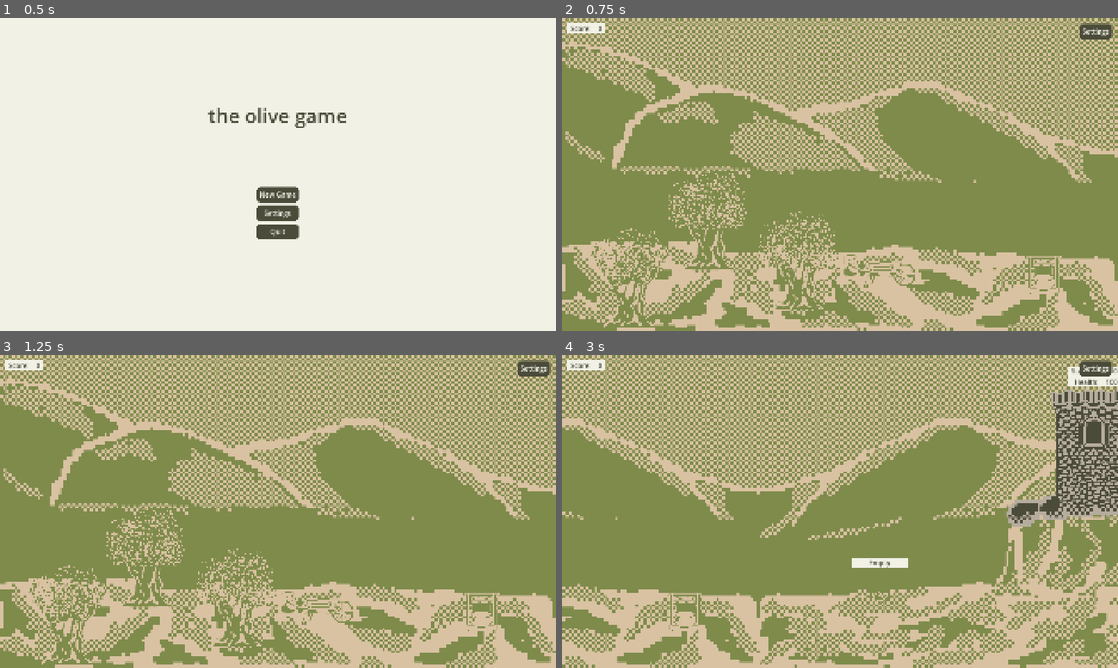
Above: before the commit, frames 1-4 (two rows, left to right).
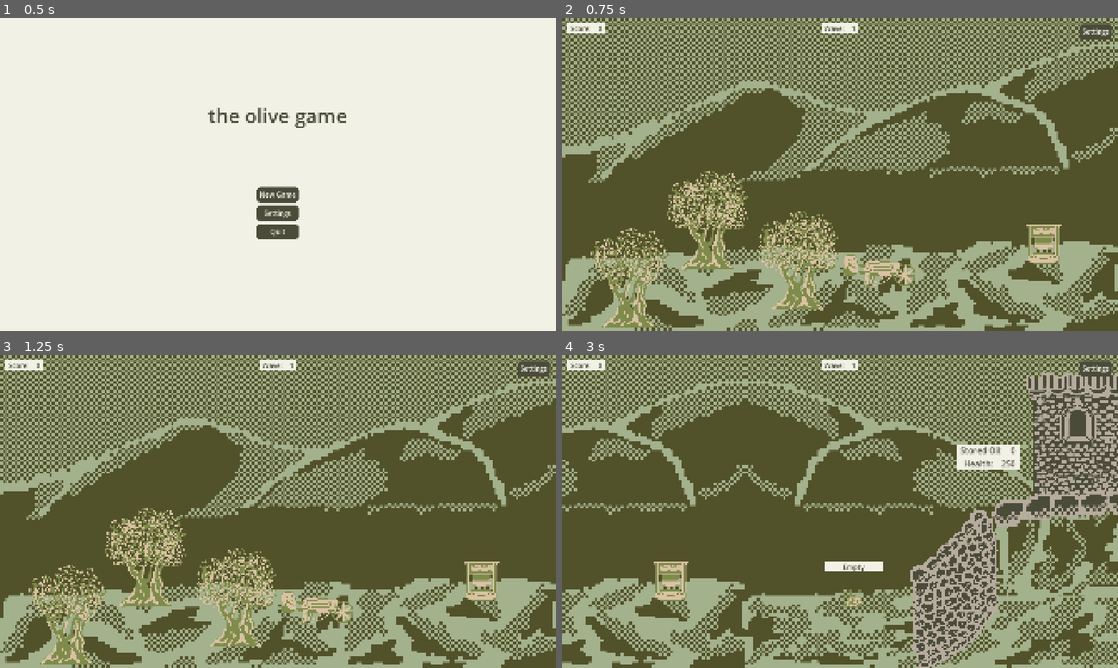
Above: after the commit, the same moments.

Repository: AntonioDell/mini-jam-203
Game: Godot game, scene res://main.tscn
Same seed, same stepped clock (60 frames per second), same inputs: the game is played once before the commit and once after it. Sound files missing from this copy of the repository are replaced by a short silence.
Inputs (mouse positions are in pixels of both pictures, inside the frame that each line leads up to):
- Up to frame 1 (0.5 s): no input
- Up to frame 2 (0.75 s): click "New Game" at 0.5 s
- Up to frame 3 (1.25 s): no input
- Up to frame 4 (3 s): click "Settings" at 1.25 s; click "Back" at 2 s; move the mouse to (706, 596) at 2.77 s; hold Right from 2.78 s (still down); click (706, 596) at 2.85 s

Frame 1 is identical in both runs. In frame 2, 91% of the frame differs, in the area x 0-100%, y 0-100%; in frame 3, 92%; in frame 4, 96%.

Commit message:
Improve wave handling

Diff:
--- a/camera_target.gd
+++ b/camera_target.gd
@@ -1,10 +1,25 @@
 extends Node2D
 
 
+var is_mouse_blocked := false
+
+
+
+func _ready():
+	$Timer.timeout.connect(_on_timeout)
+
 
 func _process(delta):
-	#global_position = get_global_mouse_position()
 	if Input.is_key_pressed(KEY_RIGHT):
 		global_position.x = 1920 * 2
+		is_mouse_blocked = true
+		$Timer.start()
 	elif Input.is_key_pressed(KEY_LEFT):
 		global_position.x = 0
+		is_mouse_blocked = true
+		$Timer.start()
+	elif not is_mouse_blocked:
+		global_position = get_global_mouse_position()
+
+func _on_timeout():
+	is_mouse_blocked = false
--- a/credits.gd
+++ b/credits.gd
@@ -1,3 +1,4 @@
+class_name Credits
 extends Node
 
 
@@ -5,7 +6,15 @@
 
 
 @export var score: int
+@export var won: bool
+
 
 func _ready():
+	if won:
+		%ThankYouLabel.hide()
+		%CongratulationsLabel.show()
+	else:
+		%ThankYouLabel.show()
+		%CongratulationsLabel.hide()
 	%ScoreLabel.text = %ScoreLabel.text.replace("<here>", str(score))
 	%PlayAgainButton.pressed.connect(play_again_button_pressed.emit)
--- a/credits.tscn
+++ b/credits.tscn
@@ -39,9 +39,21 @@
 theme_override_constants/separation = 100
 
 [node name="ThankYouLabel" type="RichTextLabel" parent="UI/PanelContainer/CenterContainer/VBoxContainer" unique_id=764356948]
+unique_name_in_owner = true
 layout_mode = 2
 theme_type_variation = &"Title"
 text = "Thank you for playing!"
+fit_content = true
+autowrap_mode = 0
+horizontal_alignment = 1
+vertical_alignment = 1
+
+[node name="CongratulationsLabel" type="RichTextLabel" parent="UI/PanelContainer/CenterContainer/VBoxContainer" unique_id=1859548420]
+unique_name_in_owner = true
+layout_mode = 2
+theme_type_variation = &"Title"
+text = "You defeated the evil corporation!
+Thanks, take some olive oil..."
 fit_content = true
 autowrap_mode = 0
 horizontal_alignment = 1
--- a/game_controller.gd
+++ b/game_controller.gd
@@ -3,9 +3,11 @@
 
 
 signal game_lost(score: int)
+signal game_won(score: int)
 
 
 @export var attacker_controller: AttackerController
+@export var wave_controller: WaveController
 
 var score: HolderResource = HolderResource.new()
 var loose_condition: HolderResource
@@ -22,6 +24,8 @@
 	score.amount_changed.connect(func(amount: int):
 		%ScoreCount.text = str(amount)
 	)
+	wave_controller.next_wave_started.connect(_on_next_wave_started)
+	wave_controller.all_waves_done.connect(_on_all_waves_done)
 
 func _on_loose_condition_amount_changed(amount: int):
 	if amount == 0:
@@ -32,3 +36,9 @@
 
 func _increase_score():
 	score.amount += 1
+
+func _on_next_wave_started(wave: int):
+	%WaveCount.text = str(wave)
+
+func _on_all_waves_done():
+	game_won.emit(score.amount)
--- a/level.gd
+++ b/level.gd
@@ -3,6 +3,7 @@
 
 signal main_menu_button_pressed
 signal game_lost(score: int)
+signal game_won(score: int)
 
 
 func _ready():
@@ -10,6 +11,7 @@
 	%SettingsContainer.back_button_pressed.connect(_hide_settings_menu)
 	%SettingsContainer.main_menu_button_pressed.connect(_on_main_menu_button_pressed)
 	$GameController.game_lost.connect(_on_game_lost)
+	$GameController.game_won.connect(_on_game_won)
 
 func _show_settings_menu():
 	get_tree().paused = true
@@ -29,3 +31,7 @@
 func _on_game_lost(score: int):
 	game_lost.emit(score)
 	GlobalSaveGameController.reset_game_state()
+
+func _on_game_won(score: int):
+	game_won.emit(score)
+	GlobalSaveGameController.reset_game_state()
--- a/level.tscn
+++ b/level.tscn
@@ -16,15 +16,18 @@
 [ext_resource type="PackedScene" uid="uid://rk807chw8e65" path="res://oil_refinery/oil_refinery.tscn" id="7_n6hdu"]
 [ext_resource type="PackedScene" uid="uid://ci4gdrt0lv6yn" path="res://boiling/boiling_station.tscn" id="9_8cye3"]
 [ext_resource type="PackedScene" uid="uid://cyo02kph1qupo" path="res://wall/wall.tscn" id="10_8cye3"]
-[ext_resource type="Texture2D" uid="uid://ctf550oou2nhh" path="res://0_sprites/original/CastleFrame.png" id="12_u3yai"]
 [ext_resource type="PackedScene" uid="uid://yo81i4nregxs" path="res://wall/wall_oil_pour.tscn" id="13_8b0r0"]
-[ext_resource type="Texture2D" uid="uid://bjy88ph5ltjpp" path="res://0_sprites/original/FarmFrame.png" id="13_fj6e6"]
+[ext_resource type="Texture2D" uid="uid://mvsdkg5owodt" path="res://0_sprites/original/Bg.png" id="14_mleqk"]
+[ext_resource type="Texture2D" uid="uid://c3acg1jj14cps" path="res://0_sprites/original/floor_2.png" id="14_yjxuc"]
+[ext_resource type="Texture2D" uid="uid://cc4kfukuu6pgk" path="res://0_sprites/original/FarmFrame_1.png" id="16_6btg4"]
 [ext_resource type="Theme" uid="uid://cnjgl72dvtjf4" path="res://theme.tres" id="17_fedht"]
 [ext_resource type="AudioStream" uid="uid://gxx2k4cag041" path="res://1_sound/enemyhit1.mp3" id="18_ilwjd"]
 [ext_resource type="AudioStream" uid="uid://bjds6c84xokwq" path="res://1_sound/enemyhit2.mp3" id="19_y3bce"]
 [ext_resource type="AudioStream" uid="uid://bosmj0khnv3v0" path="res://1_sound/enemyhit3.mp3" id="20_u3yai"]
 [ext_resource type="AudioStream" uid="uid://cch4m3531fkpg" path="res://1_sound/enemyhit4.mp3" id="21_fj6e6"]
+[ext_resource type="Texture2D" uid="uid://bwdo77nwhty3" path="res://0_sprites/original/CastleHill.png" id="21_hvubb"]
 [ext_resource type="Script" uid="uid://d2plc2i5sqm57" path="res://camera_target.gd" id="25_fj6e6"]
+[ext_resource type="Texture2D" uid="uid://bgfdr2q2n8mxq" path="res://0_sprites/original/rockwall_1.png" id="28_hvubb"]
 
 [sub_resource type="Gradient" id="Gradient_f2txt"]
 offsets = PackedFloat32Array(0.8429561)
@@ -58,27 +61,27 @@
 
 [sub_resource type="Curve2D" id="Curve2D_8cye3"]
 _data = {
-"points": PackedVector2Array(0, 0, 0, 0, 1748, 839, 0, 0, 0, 0, 2232, 887)
-}
-point_count = 2
+"points": PackedVector2Array(0, 0, 0, 0, 1748, 839, 0, 0, 0, 0, 2172.0835, 881.0703, 0, 0, 0, 0, 2297, 786)
+}
+point_count = 3
 
 [sub_resource type="Curve2D" id="Curve2D_h6smj"]
 _data = {
-"points": PackedVector2Array(0, 0, 0, 0, 2891, 1108, 0, 0, 0, 0, 2694, 932, 0, 0, 0, 0, 2110, 835, 0, 0, 0, 0, 1856, 832)
+"points": PackedVector2Array(0, 0, 0, 0, 2891, 1108, 0, 0, 0, 0, 2694, 932, 0, 0, 0, 0, 2310, 867, 0, 0, 0, 0, 2020, 851)
 }
 point_count = 4
 
 [sub_resource type="Curve2D" id="Curve2D_v5j5c"]
 _data = {
-"points": PackedVector2Array(0, 0, 0, 0, 2471, 1099, 0, 0, 0, 0, 2323, 973, 0, 0, 0, 0, 2035, 904, 0, 0, 0, 0, 1815, 901)
+"points": PackedVector2Array(0, 0, 0, 0, 2736, 1098, 0, 0, 0, 0, 2634, 1025, 0, 0, 0, 0, 2429, 949, 0, 0, 0, 0, 1961, 916)
 }
 point_count = 4
 
 [sub_resource type="Curve2D" id="Curve2D_5pxul"]
 _data = {
-"points": PackedVector2Array(0, 0, 0, 0, 3058, 1118, 0, 0, 0, 0, 2672, 813, 0, 0, 0, 0, 2104, 766, 0, 0, 0, 0, 1881, 775)
-}
-point_count = 4
+"points": PackedVector2Array(0, 0, 0, 0, 3042, 1094, 0, 0, 0, 0, 2638, 840, 0, 0, 0, 0, 2102, 795)
+}
+point_count = 3
 
 [sub_resource type="AudioStreamRandomizer" id="AudioStreamRandomizer_2h3vt"]
 random_pitch = 1.0594631
@@ -176,15 +179,42 @@
 fit_content = true
 autowrap_mode = 0
 
+[node name="PanelContainer" type="PanelContainer" parent="CanvasLayer/UI/MarginContainer" unique_id=1218123544]
+layout_mode = 2
+size_flags_horizontal = 4
+size_flags_vertical = 0
+
+[node name="HBoxContainer" type="HBoxContainer" parent="CanvasLayer/UI/MarginContainer/PanelContainer" unique_id=436754590]
+layout_mode = 2
+
+[node name="WaveLabel" type="RichTextLabel" parent="CanvasLayer/UI/MarginContainer/PanelContainer/HBoxContainer" unique_id=1954958272]
+layout_mode = 2
+size_flags_horizontal = 4
+size_flags_vertical = 0
+text = "Wave:"
+fit_content = true
+autowrap_mode = 0
+
+[node name="WaveCount" type="RichTextLabel" parent="CanvasLayer/UI/MarginContainer/PanelContainer/HBoxContainer" unique_id=1113716435]
+unique_name_in_owner = true
+layout_mode = 2
+size_flags_horizontal = 4
+size_flags_vertical = 0
+text = "1"
+fit_content = true
+autowrap_mode = 0
+
 [node name="AudioStreamPlayer" type="AudioStreamPlayer" parent="." unique_id=34172086]
 process_mode = 3
 stream = ExtResource("4_fj6e6")
+volume_db = -2.0
 autoplay = true
 bus = &"Music"
 parameters/looping = true
 
-[node name="GameController" parent="." unique_id=1661171547 node_paths=PackedStringArray("attacker_controller") instance=ExtResource("2_v5j5c")]
+[node name="GameController" parent="." unique_id=1661171547 node_paths=PackedStringArray("attacker_controller", "wave_controller") instance=ExtResource("2_v5j5c")]
 attacker_controller = NodePath("../AttackerController")
+wave_controller = NodePath("../WaveController")
 
 [node name="AttackerController" parent="." unique_id=726532179 node_paths=PackedStringArray("attacker_pain_audio") instance=ExtResource("2_aicyk")]
 attacker_pain_audio = NodePath("../AttackerPainAudio")
@@ -209,17 +239,18 @@
 [node name="Background" type="Node2D" parent="." unique_id=76746008]
 metadata/_edit_lock_ = true
 
-[node name="CastleFrame" type="Sprite2D" parent="Background" unique_id=1846778211]
-position = Vector2(1910, 0)
-texture = ExtResource("12_u3yai")
+[node name="Bg" type="Sprite2D" parent="Background" unique_id=2072365656]
+position = Vector2(2880, 540)
+texture = ExtResource("14_mleqk")
+flip_h = true
+
+[node name="Ground1" type="Sprite2D" parent="Background" unique_id=1327933846]
+position = Vector2(2870, 825)
+texture = ExtResource("14_yjxuc")
+
+[node name="FarmFrame1" type="Sprite2D" parent="Background" unique_id=1873876738]
+texture = ExtResource("16_6btg4")
 centered = false
-metadata/_edit_lock_ = true
-
-[node name="FarmFrame" type="Sprite2D" parent="Background" unique_id=1373786754]
-texture = ExtResource("13_fj6e6")
-centered = false
-flip_h = true
-metadata/_edit_lock_ = true
 
 [node name="OliveTree1" parent="." unique_id=1680221023 instance=ExtResource("2_vonw3")]
 position = Vector2(498, 694)
@@ -240,16 +271,25 @@
 position = Vector2(1112, 873)
 
 [node name="OilRefinery" parent="." unique_id=511384656 instance=ExtResource("7_n6hdu")]
-position = Vector2(1662, 882)
+position = Vector2(1662, 774)
 
 [node name="OilBarrelTransporterPath" type="Path2D" parent="." unique_id=440225832]
 curve = SubResource("Curve2D_8cye3")
 
 [node name="BoilingStation" parent="." unique_id=1758307242 instance=ExtResource("9_8cye3")]
-position = Vector2(2336, 824)
+position = Vector2(2296, 840)
 
 [node name="Wall" parent="." unique_id=2078438762 instance=ExtResource("10_8cye3")]
-position = Vector2(3074, 291)
+position = Vector2(3068, 268)
+
+[node name="CastleHill" type="Sprite2D" parent="." unique_id=2081966718]
+position = Vector2(3050, 665)
+texture = ExtResource("21_hvubb")
+
+[node name="Rockwall1" type="Sprite2D" parent="." unique_id=892834518]
+position = Vector2(2642, 806)
+scale = Vector2(0.36235252, 0.36235243)
+texture = ExtResource("28_hvubb")
 
 [node name="AttackerPath1" type="Path2D" parent="." unique_id=1280330733]
 position = Vector2(777, 67)
@@ -270,7 +310,7 @@
 bus = &"Sfx"
 
 [node name="WallOilPour" parent="." unique_id=1221194213 instance=ExtResource("13_8b0r0")]
-position = Vector2(3075, 478)
+position = Vector2(3071, 476)
 
 [node name="CameraTarget" type="Node2D" parent="." unique_id=1589072603]
 position = Vector2(959, 540)
@@ -287,3 +327,5 @@
 drag_left_margin = 0.8
 drag_right_margin = 0.8
 editor_draw_drag_margin = true
+
+[node name="Timer" type="Timer" parent="CameraTarget" unique_id=1211243562]
--- a/main.gd
+++ b/main.gd
@@ -24,6 +24,7 @@
 	add_child(level_screen)
 	level_screen.main_menu_button_pressed.connect(_load_title_screen)
 	level_screen.game_lost.connect(_on_game_lost)
+	level_screen.game_won.connect(_on_game_won)
 
 func _load_title_screen():
 	if get_child_count() > 0:
@@ -42,3 +43,13 @@
 	credits_screen.score = score
 	credits_screen.play_again_button_pressed.connect(_load_level)
 	add_child(credits_screen)
+
+func _on_game_won(score: int):
+	if get_child_count() > 0:
+		remove_child(get_child(0))
+
+	var credits_screen: Credits = credits_screen_scene.instantiate()
+	credits_screen.score = score
+	credits_screen.won = true
+	credits_screen.play_again_button_pressed.connect(_load_level)
+	add_child(credits_screen)
--- a/olive_collection/olive_tree_view.gd
+++ b/olive_collection/olive_tree_view.gd
@@ -39,5 +39,5 @@
 		current_tween.custom_step(.55)
 		current_tween.kill()
 	current_tween = create_tween()
-	current_tween.tween_property(sprite, "self_modulate", Color.RED, .25)
+	current_tween.tween_property(sprite, "self_modulate", Color.LIGHT_GRAY, .25)
 	current_tween.tween_property(sprite, "self_modulate", Color.WHITE, .25)
--- a/wall/wall.gd
+++ b/wall/wall.gd
@@ -2,7 +2,7 @@
 extends Node2D
 
 
-@export var health := HolderResource.new(100)
+@export var health := HolderResource.new(250)
 @export var max_flow_rate := 10
 @export var time_to_max_flow_rate := 5.0
 
--- a/wall/wall.tscn
+++ b/wall/wall.tscn
@@ -12,7 +12,7 @@
 point_count = 2
 
 [sub_resource type="RectangleShape2D" id="RectangleShape2D_k3yxg"]
-size = Vector2(299, 416)
+size = Vector2(363, 488)
 
 [node name="Wall" type="Node2D" unique_id=2078438762]
 script = ExtResource("1_sef87")
@@ -22,16 +22,17 @@
 accelleration_curve = SubResource("Curve_1w5xe")
 
 [node name="WallView" type="Sprite2D" parent="." unique_id=363176901]
+scale = Vector2(1.2, 1.2)
 texture = ExtResource("3_rtv6b")
 hframes = 3
 vframes = 3
 script = ExtResource("3_8s4k5")
 
 [node name="PanelContainer" type="PanelContainer" parent="WallView" unique_id=1732166515]
-offset_left = -87.0
-offset_top = -252.0
-offset_right = 92.0
-offset_bottom = -180.0
+offset_left = -347.5
+offset_top = 35.0
+offset_right = -168.5
+offset_bottom = 107.0
 theme = ExtResource("3_qswlj")
 
 [node name="VBoxContainer" type="VBoxContainer" parent="WallView/PanelContainer" unique_id=2143116091]
@@ -87,5 +88,5 @@
 [node name="ClickInputArea" parent="." unique_id=719354934 instance=ExtResource("2_6wk7l")]
 
 [node name="CollisionShape2D" type="CollisionShape2D" parent="ClickInputArea" unique_id=308128724]
-position = Vector2(-2.5, 29)
+position = Vector2(-2.5, 34)
 shape = SubResource("RectangleShape2D_k3yxg")
--- a/wave_controller.gd
+++ b/wave_controller.gd
@@ -2,20 +2,38 @@
 extends Node
 
 
+signal next_wave_started(wave: int)
+signal all_waves_done
+
+
+@export var waves := [1, 5, 10, 15, 20]
 @export var attacker_spawn_points: Array[Node2D] = []
-@export var wave_interval := 2.0
+@export var wave_interval := 20.0
+@export var time_increase_after_wave := 2.0
+
 
 var attacker_scene := preload("res://attacker/attacker.tscn")
-
+var current_wave := 0
 
 func _ready():
-	$Timer.wait_time = wave_interval
-	$Timer.start()
+	_on_timeout()
 	$Timer.timeout.connect(_on_timeout)
 
 func _on_timeout():
+	if current_wave >= waves.size():
+		$Timer.stop()
+		all_waves_done.emit()
+		return
+	var wave = waves[current_wave]
+	current_wave += 1
+	next_wave_started.emit(current_wave)
+
+	$Timer.start(wave_interval + (current_wave * time_increase_after_wave))
 	var attacker_controller: AttackerController = get_tree().get_first_node_in_group("AttackerController")
-	_spawn_attacker()
+	for i in wave:
+		_spawn_attacker()
+		await get_tree().create_timer(.5).timeout
+
 
 var t = 0
 var next_spawn_point := 0
Binary file added: 0_sprites/original/Bg.png
Not shown, added: 0_sprites/original/Bg.png.import
Binary file added: 0_sprites/original/CastleHill.png
Not shown, added: 0_sprites/original/CastleHill.png.import
Binary file added: 0_sprites/original/FarmFrame_1.png
Not shown, added: 0_sprites/original/FarmFrame_1.png.import
Binary file added: 0_sprites/original/floor_2.png
Not shown, added: 0_sprites/original/floor_2.png.import
